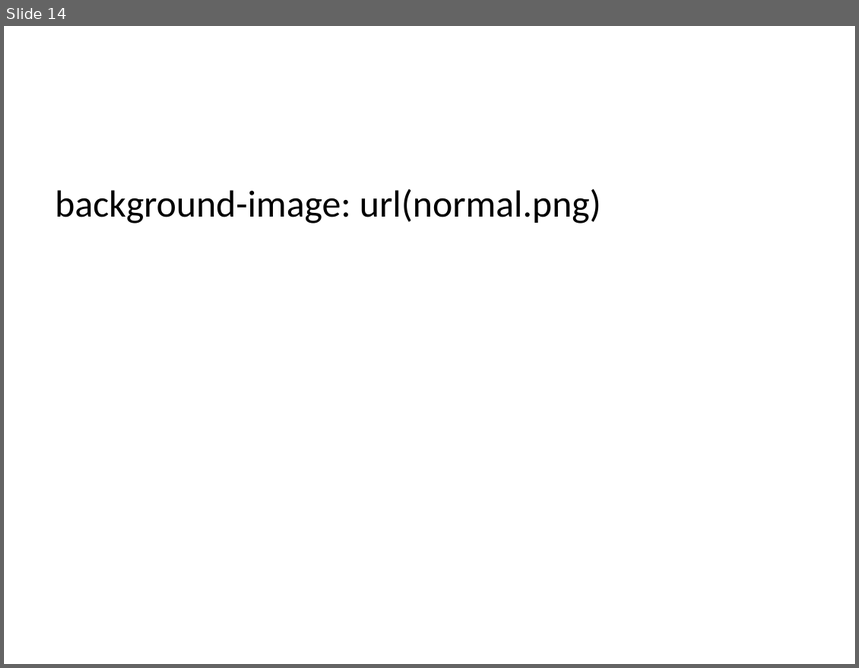
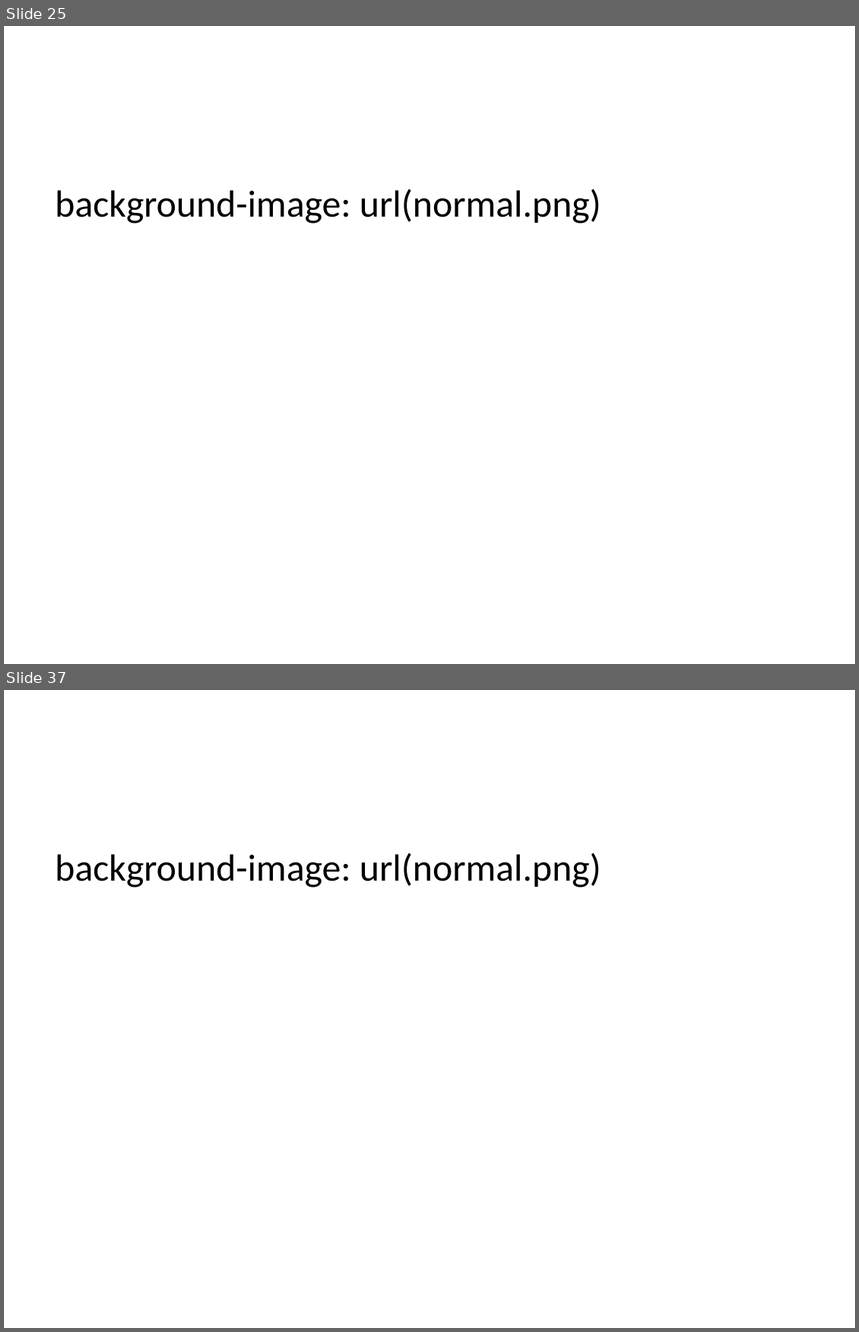
Before and after one commit to imedkrisna/krisna, a slide deck: content/en/slides/paper2/paper2.pptx. Shown one above the other, each under a label of ours: slide 14 before the commit, slides 25 and 37 after it; the slides between them are not shown. The pictures are 859x668 and 859x1332 pixels, drawn with LibreOffice and Linux fonts; fonts in the diff are those of the drawing. Boxes give left, top, right and bottom in pixels: in the first picture for what was removed or moved away, otherwise in the second. Text is boxed around its words. In the diff, an @@ line names an element or a change of style, - is before the commit and + after.

```diff
--- a/content/en/slides/paper2/paper2.pptx
+++ b/content/en/slides/paper2/paper2.pptx
@@ slide 37 added at [4,690,855,1328], background #FFFFFF @@
@@ text added at [55,853,601,888], 32 pt, text #000000 @@
+background-image: url(normal.png)
@@ what was slide 14 is now slide 25 @@
```
Also in this commit, not shown: 1 slide changed, 71 other slides added, 2 slides removed, 4 other files.
